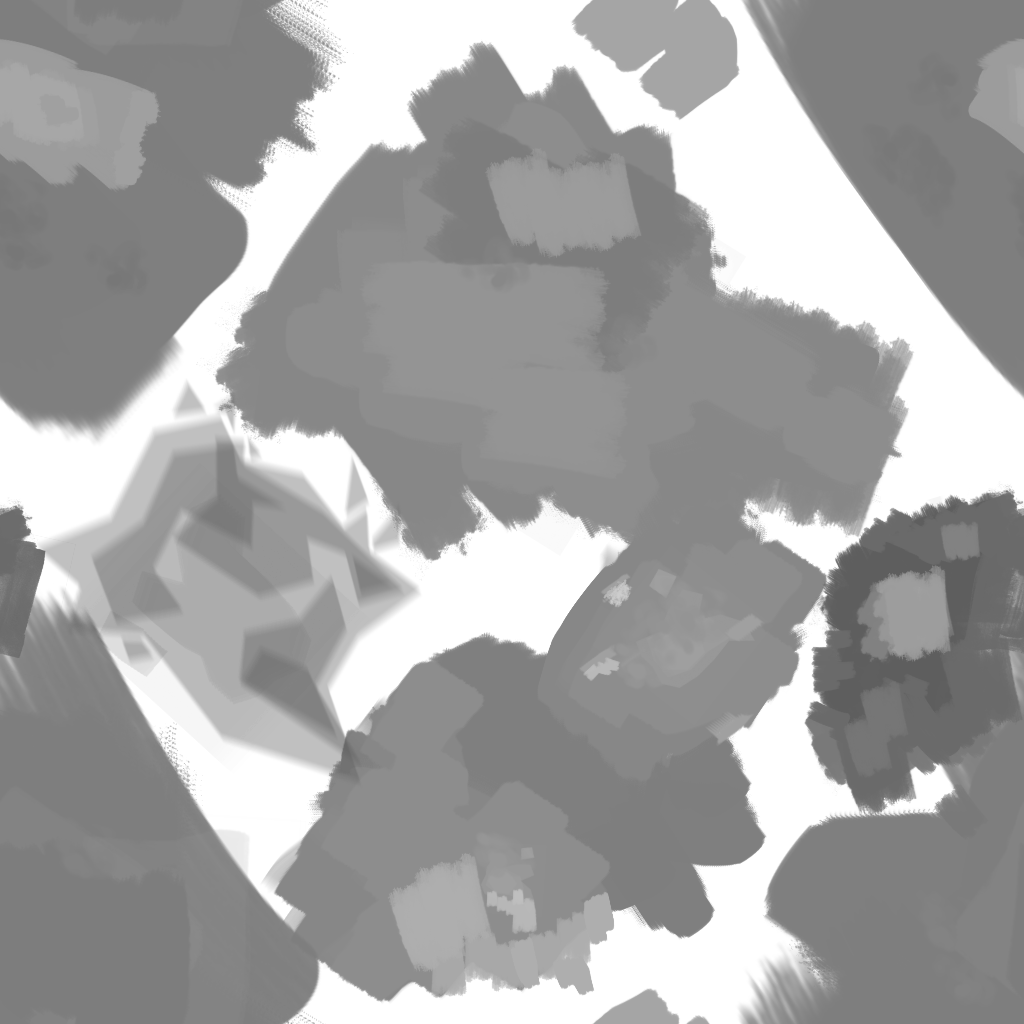
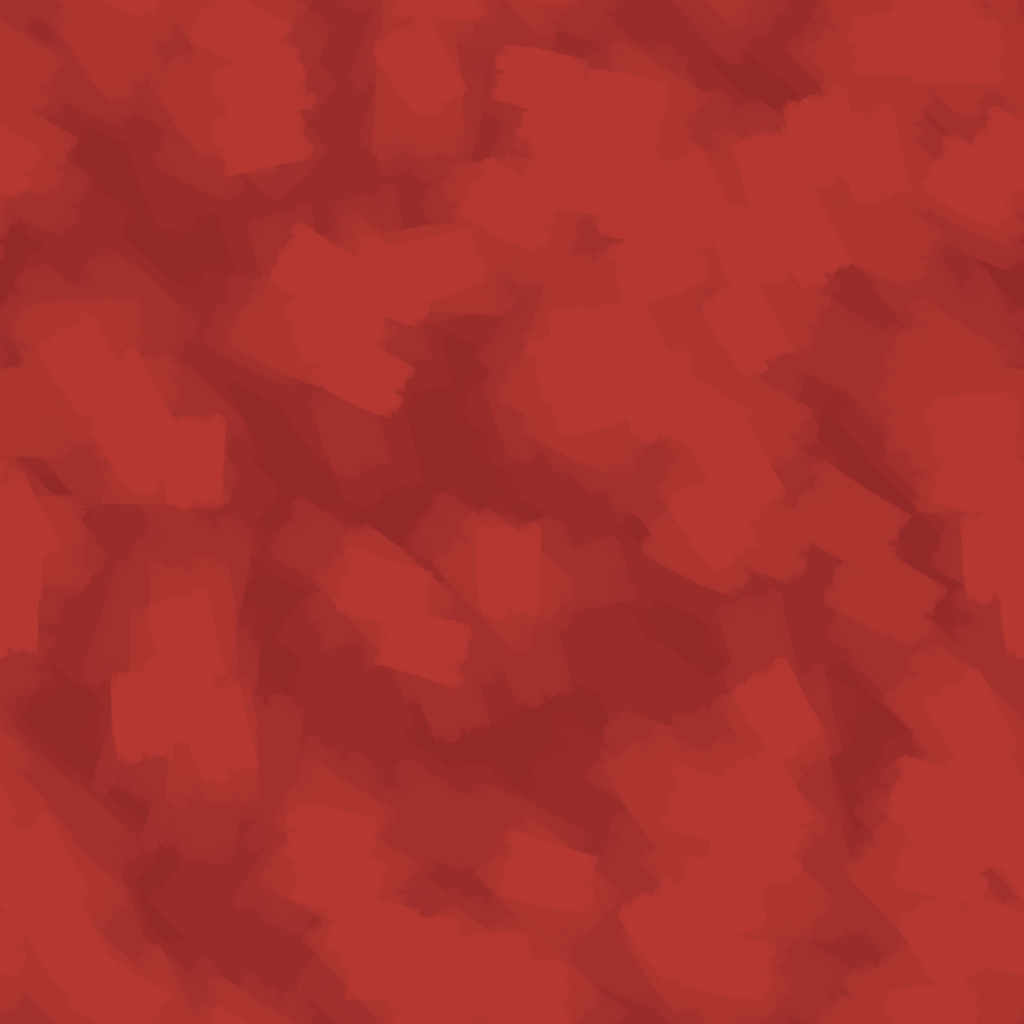
Layer changes from the first 1024×1024 image to the second:
hid "Paint Layer 2", painted on it over [0,159,974,1024]
added group "Group 5" (other) with 5 layers above "Paint Layer 1 Merged" over [0,0,1024,1024]
added layer "Paint Layer 8" in group "Group 5" over [0,0,1024,1024]
added layer "Paint Layer 7" in group "Group 5" over [0,0,1024,1024]
added layer "Paint Layer 6" in group "Group 5" over [0,0,1024,1024]
added layer "Paint Layer 4" (98%) in group "Group 5" over [0,0,1024,1024]
added layer "Paint Layer 3" in group "Group 5" over [0,0,1024,1024]
hid "Paint Layer 1 Merged", blend luminosity → other, painted on it over [0,0,1024,1024]
showed "Background", painted on it over [0,0,1024,1024]
